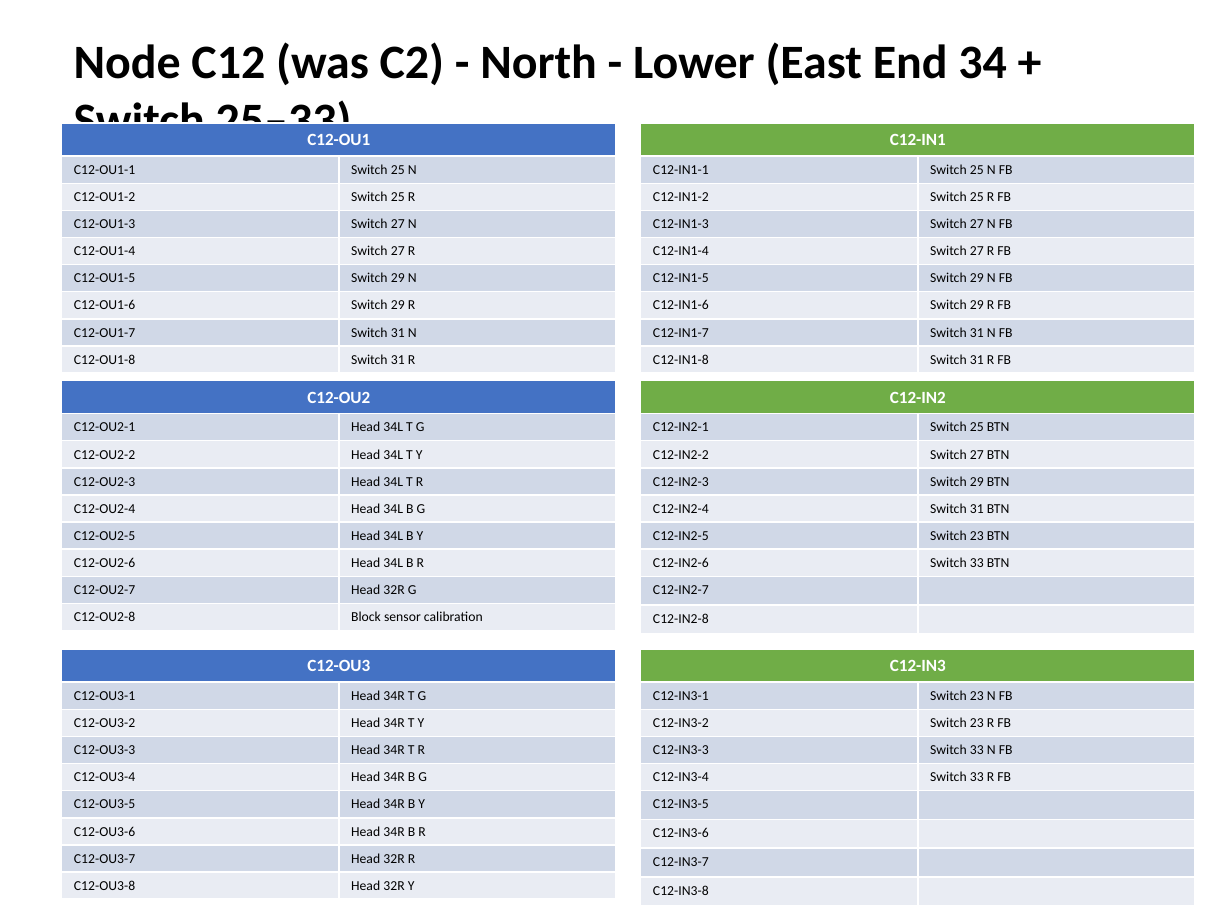
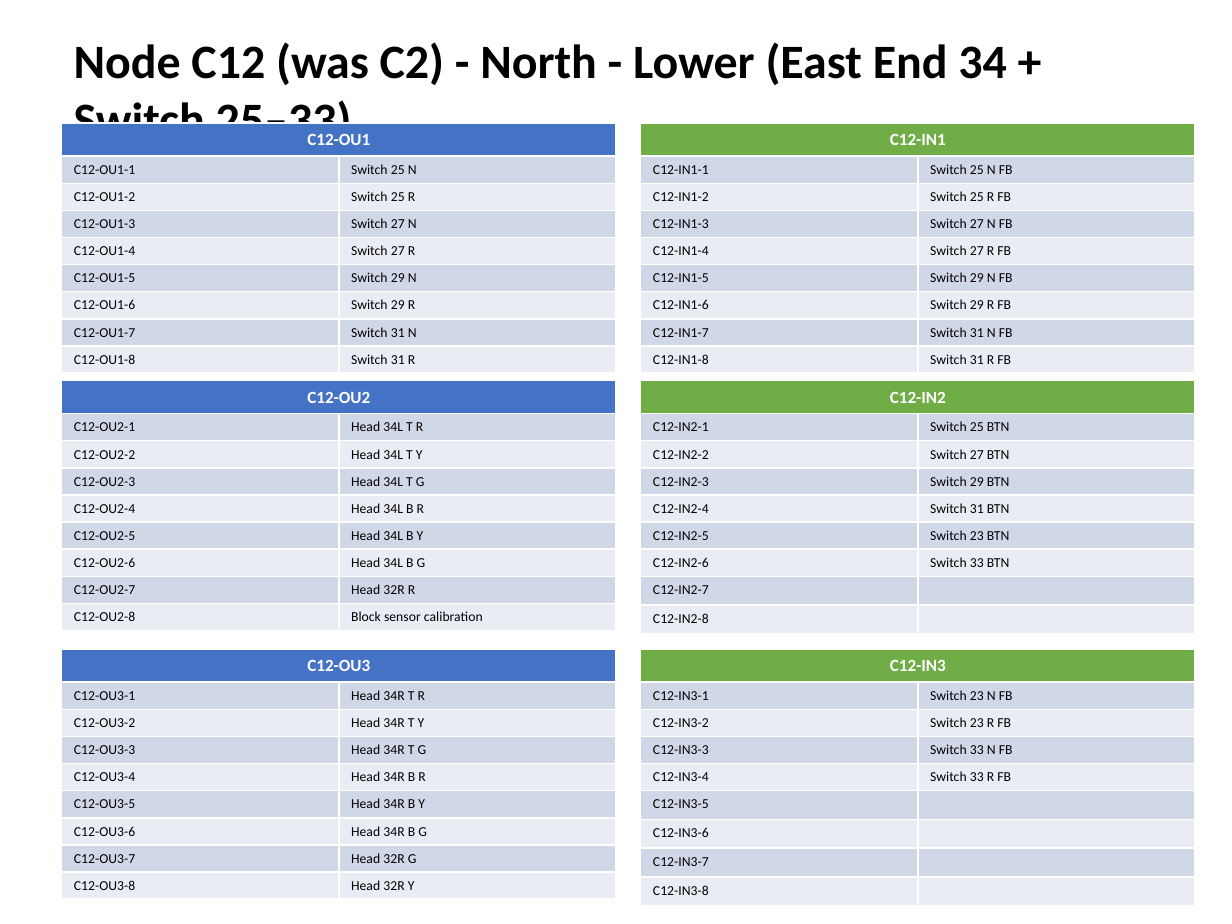
Before and after one commit to lnevo/hart, a slide deck: slide 8 of docs/wiring/Wiring_Schematic.pptx. Drawn at 1232x924 pixels with LibreOffice and Linux fonts; fonts in the diff are those of the drawing. Boxes give left, top, right and bottom in pixels: in the first picture for what was removed or moved away, otherwise in the second. Text is boxed around its words. In the diff, an @@ line names an element or a change of style, - is before the commit and + after.

```diff
--- a/docs/wiring/Wiring_Schematic.pptx
+++ b/docs/wiring/Wiring_Schematic.pptx
@@ table at [62, 381, 616, 625] @@
-row 2, column 2: Head 34L T G
+row 2, column 2: Head 34L T R
-row 4, column 2: Head 34L T R
+row 4, column 2: Head 34L T G
-row 5, column 2: Head 34L B G
+row 5, column 2: Head 34L B R
-row 7, column 2: Head 34L B R
+row 7, column 2: Head 34L B G
-row 8, column 2: Head 32R G
+row 8, column 2: Head 32R R
@@ table at [62, 649, 616, 894] @@
-row 2, column 2: Head 34R T G
+row 2, column 2: Head 34R T R
-row 4, column 2: Head 34R T R
+row 4, column 2: Head 34R T G
-row 5, column 2: Head 34R B G
+row 5, column 2: Head 34R B R
-row 7, column 2: Head 34R B R
+row 7, column 2: Head 34R B G
-row 8, column 2: Head 32R R
+row 8, column 2: Head 32R G
```
Also in this commit, not shown: 5 other slides changed, 15 other files.
